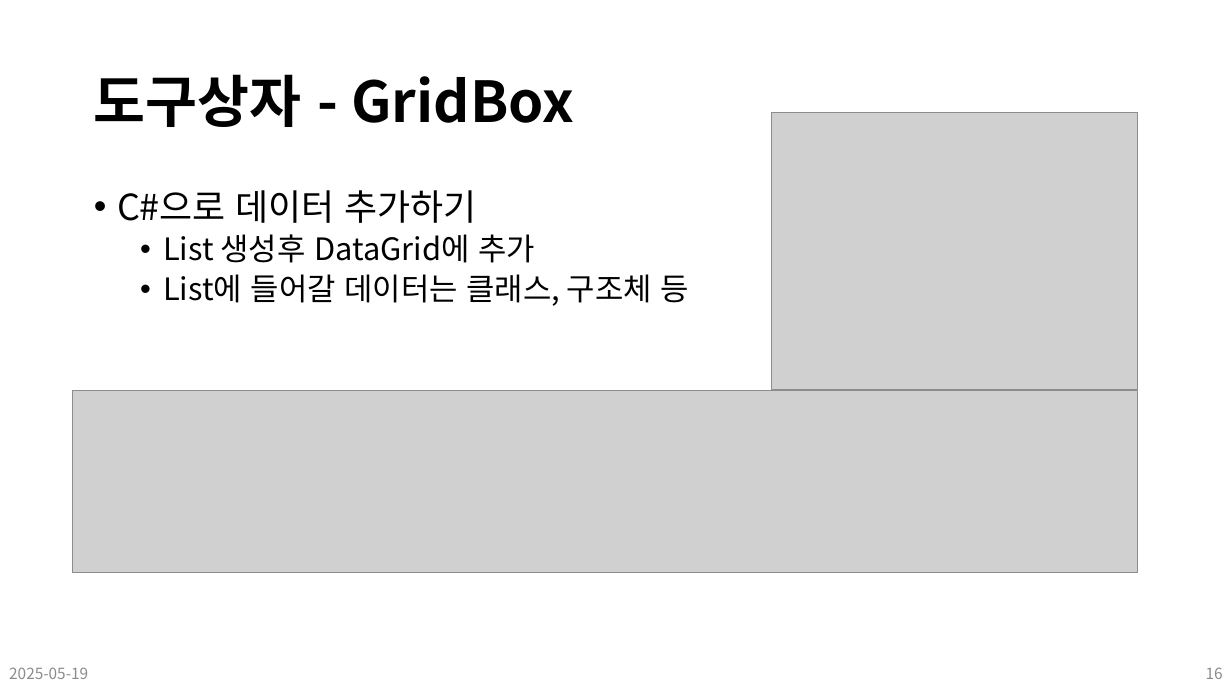
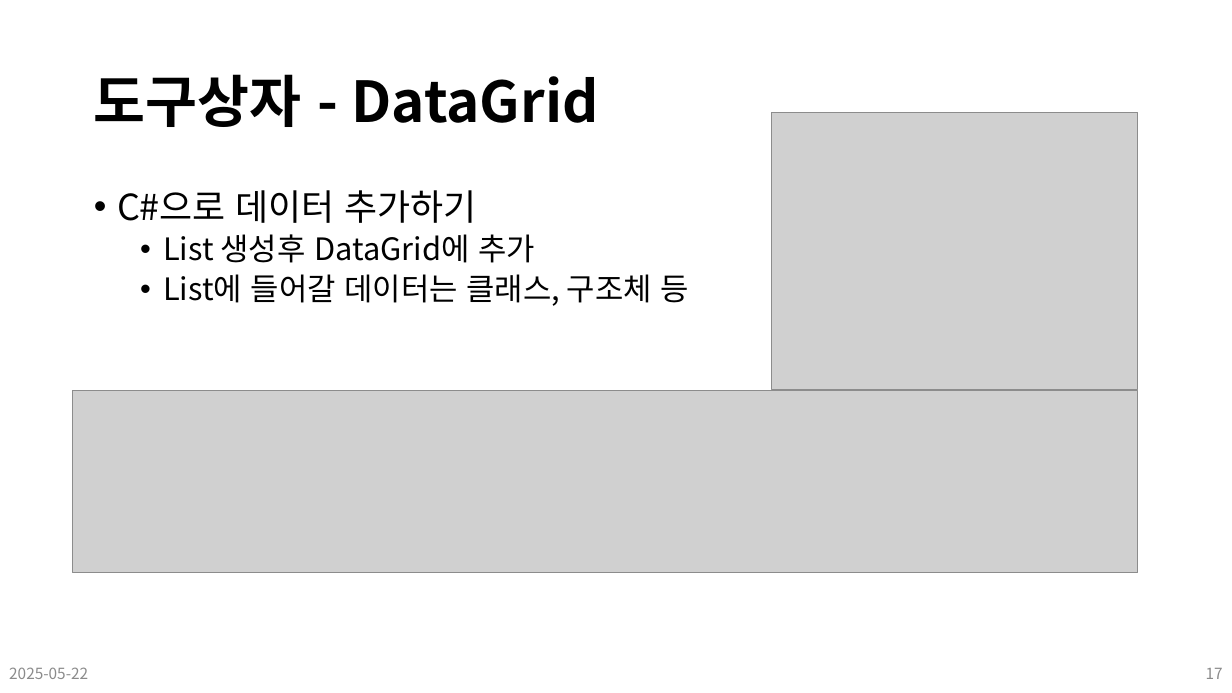
Before and after one commit to Leader-Lesson/KDT_SF_Short_5th, a slide deck: slide 17 of material/18_CSharp_WPF (고급 컨트롤, 외부 라이브러리).pptx (slide 16 before the commit). Drawn at 1232x693 pixels with LibreOffice and Linux fonts; fonts in the diff are those of the drawing; grey boxes stand for pictures; background and template pictures are left out. Boxes give left, top, right and bottom in pixels: in the first picture for what was removed or moved away, otherwise in the second. Text is boxed around its words. In the diff, an @@ line names an element or a change of style, - is before the commit and + after.

```diff
--- a/material/18_CSharp_WPF (고급 컨트롤, 외부 라이브러리).pptx
+++ b/material/18_CSharp_WPF (고급 컨트롤, 외부 라이브러리).pptx
@@ title at [94,74,598,127]: text changed @@
-도구상자 - GridBox
+도구상자 - DataGrid
@@ text at [9,667,88,679]: text changed @@
-2025-05-19
+2025-05-22
@@ page number at [1206,668,1223,679]: text changed @@
-16
+17
```
Also in this commit, not shown: 18 other slides changed, 1 slide added, 9 slides removed, 14 other files.
